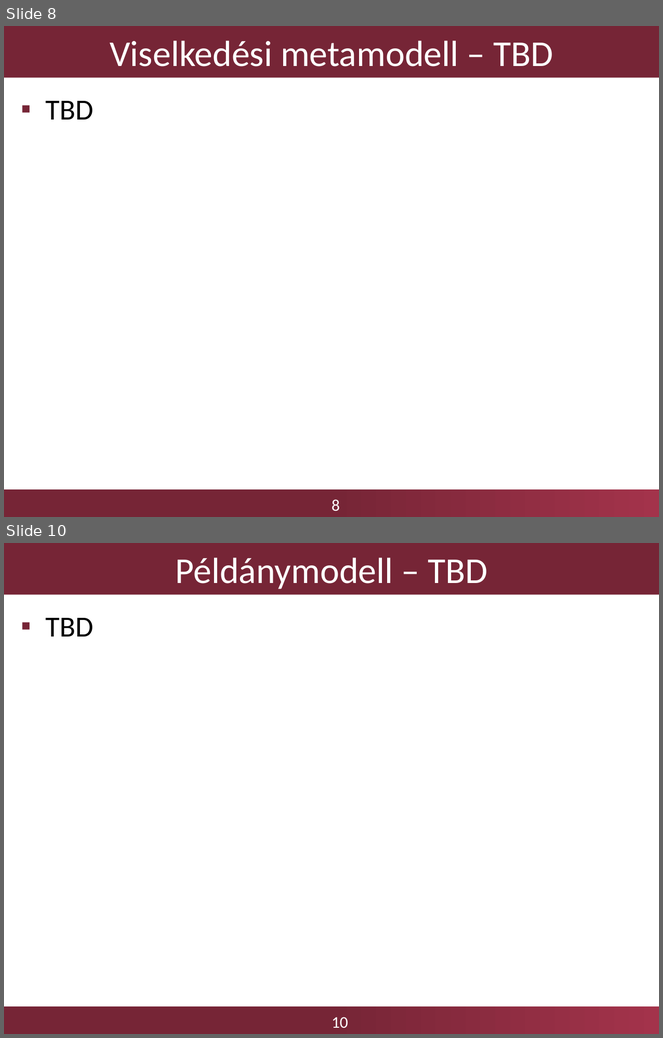
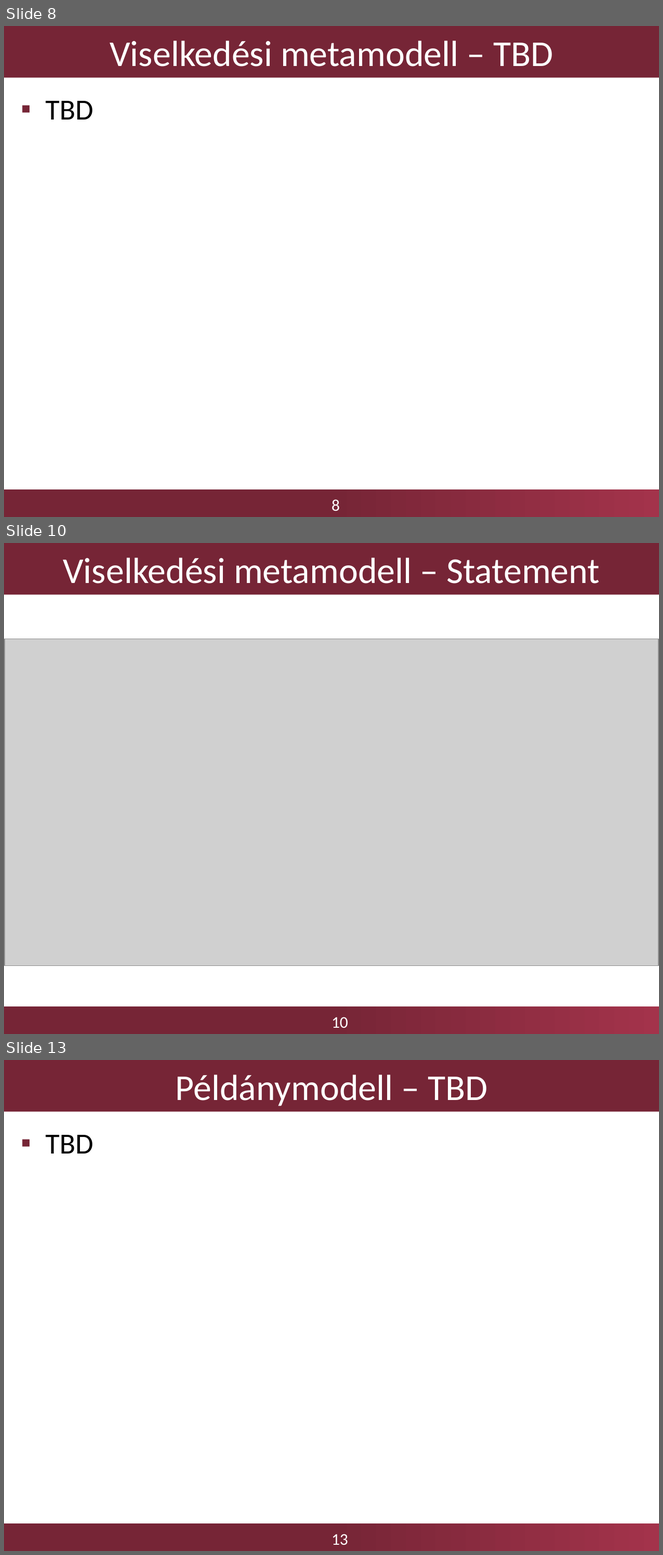
Before and after one commit to FTSRG-MDSD/MDSD-2016-kortargyalo, a slide deck: Presentations/01/mdsd1.pptx. Shown one above the other, each under a label of ours: slides 8 and 10 before the commit, slides 8, 10 and 13 after it; the slides between them are not shown. The pictures are 663x1038 and 663x1555 pixels, drawn with LibreOffice and Linux fonts; fonts in the diff are those of the drawing; grey boxes stand for pictures; background and template pictures are left out. Boxes give left, top, right and bottom in pixels: in the first picture for what was removed or moved away, otherwise in the second. Text is boxed around its words. In the diff, an @@ line names an element or a change of style, - is before the commit and + after.

Commit message:
Images added to the presentation

```diff
--- a/Presentations/01/mdsd1.pptx
+++ b/Presentations/01/mdsd1.pptx
@@ slide 10 added at (x1=4, y1=543, x2=659, y2=1034), background #FFFFFF; not listed: 2 template elements that a slide beside it also shows @@
@@ title added at (x1=4, y1=543, x2=659, y2=595), fill #762536, 40 pt, text #FFFFFF @@
+Viselkedési metamodell – Statement
@@ picture added at (x1=5, y1=639, x2=659, y2=966) @@
@@ what was slide 10 is now slide 13 @@
@@ page number at (x1=332, y1=1534, x2=348, y2=1546): text changed @@
-10
+13
```
Also in this commit, not shown: 1 slide changed, 3 other slides added, 1 slide removed, 11 other files.
